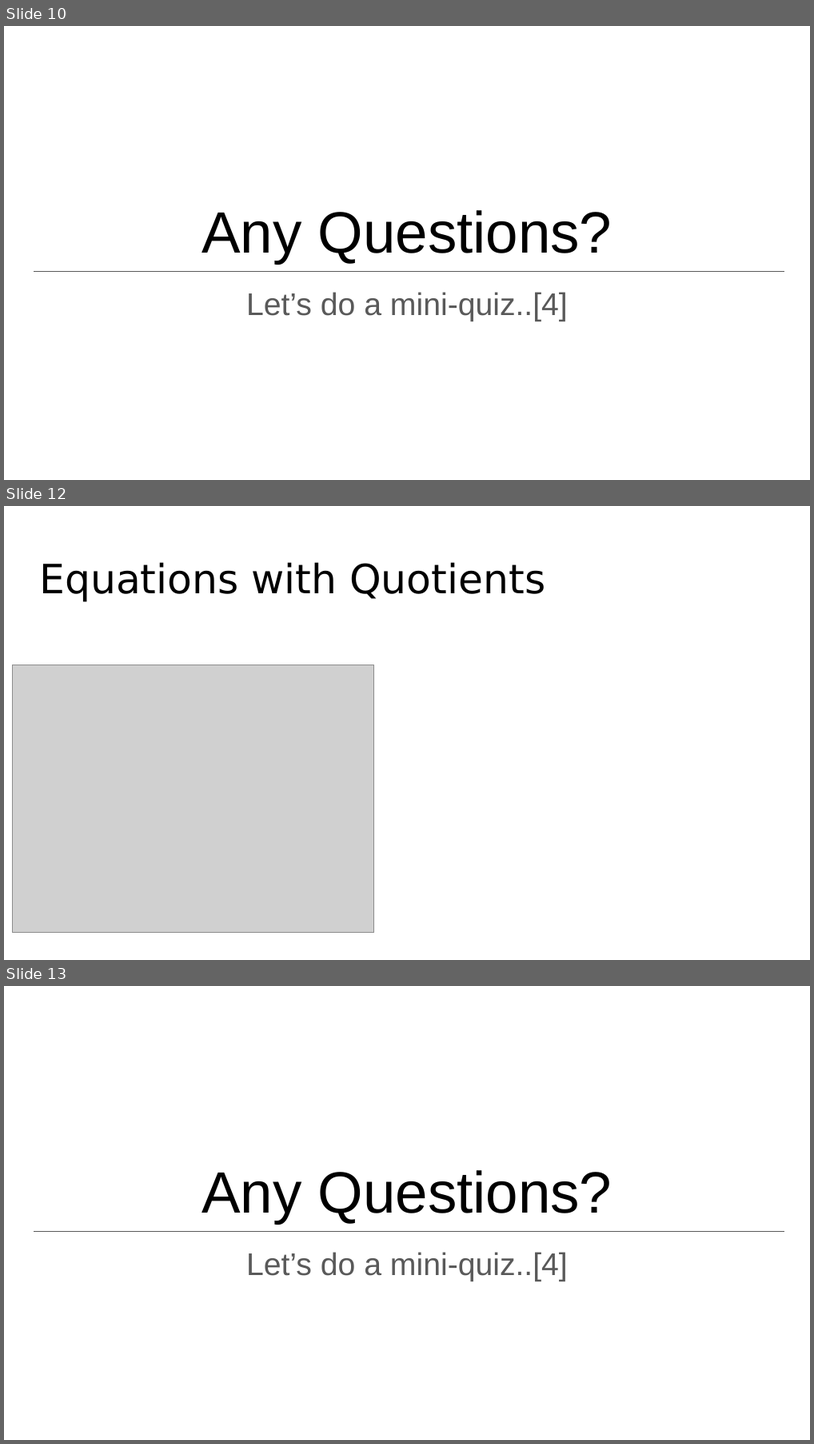
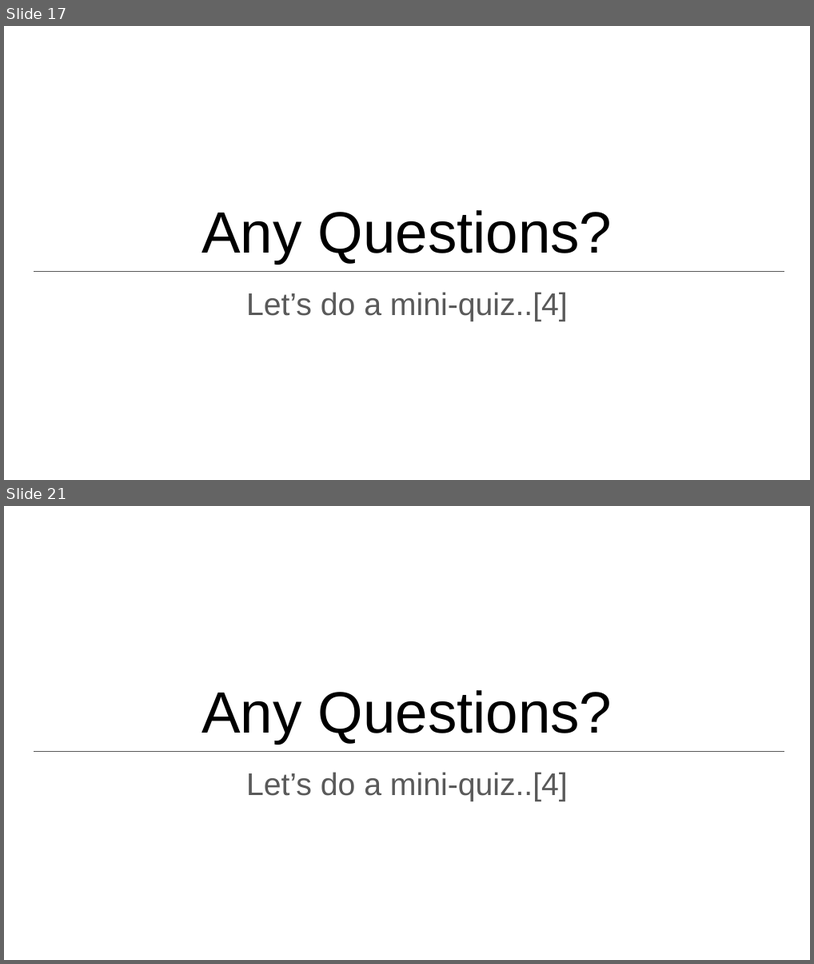
Before and after one commit to deeperj/dillinger, a slide deck: thesis/ukapp2/wqu_isc/puremaths/ISC_PureMaths0401.pptx. Shown one above the other, each under a label of ours: slides 10, 12 and 13 before the commit, slides 17 and 21 after it; the slides between them are not shown. The pictures are 814x1444 and 814x964 pixels, drawn with LibreOffice and Linux fonts; fonts in the diff are those of the drawing; grey boxes stand for pictures. Boxes give left, top, right and bottom in pixels: in the first picture for what was removed or moved away, otherwise in the second. Text is boxed around its words. In the diff, an @@ line names an element or a change of style, - is before the commit and + after.

```diff
--- a/thesis/ukapp2/wqu_isc/puremaths/ISC_PureMaths0401.pptx
+++ b/thesis/ukapp2/wqu_isc/puremaths/ISC_PureMaths0401.pptx
@@ slide 12 removed at box(4, 506, 810, 960), background #FFFFFF @@
@@ title removed at box(39, 562, 546, 602) @@
-Equations with Quotients
@@ picture removed at box(12, 664, 374, 932) @@
@@ what was slide 10 is now slide 17 @@
@@ what was slide 13 is now slide 21 @@
```
Also in this commit, not shown: 1 slide changed, 9 slides added, 54 other files.
